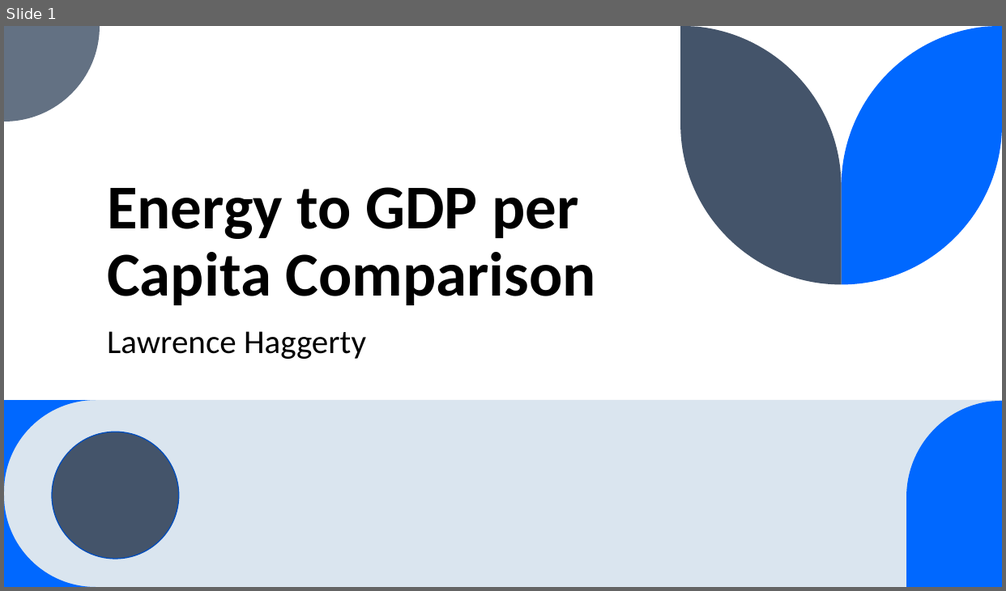
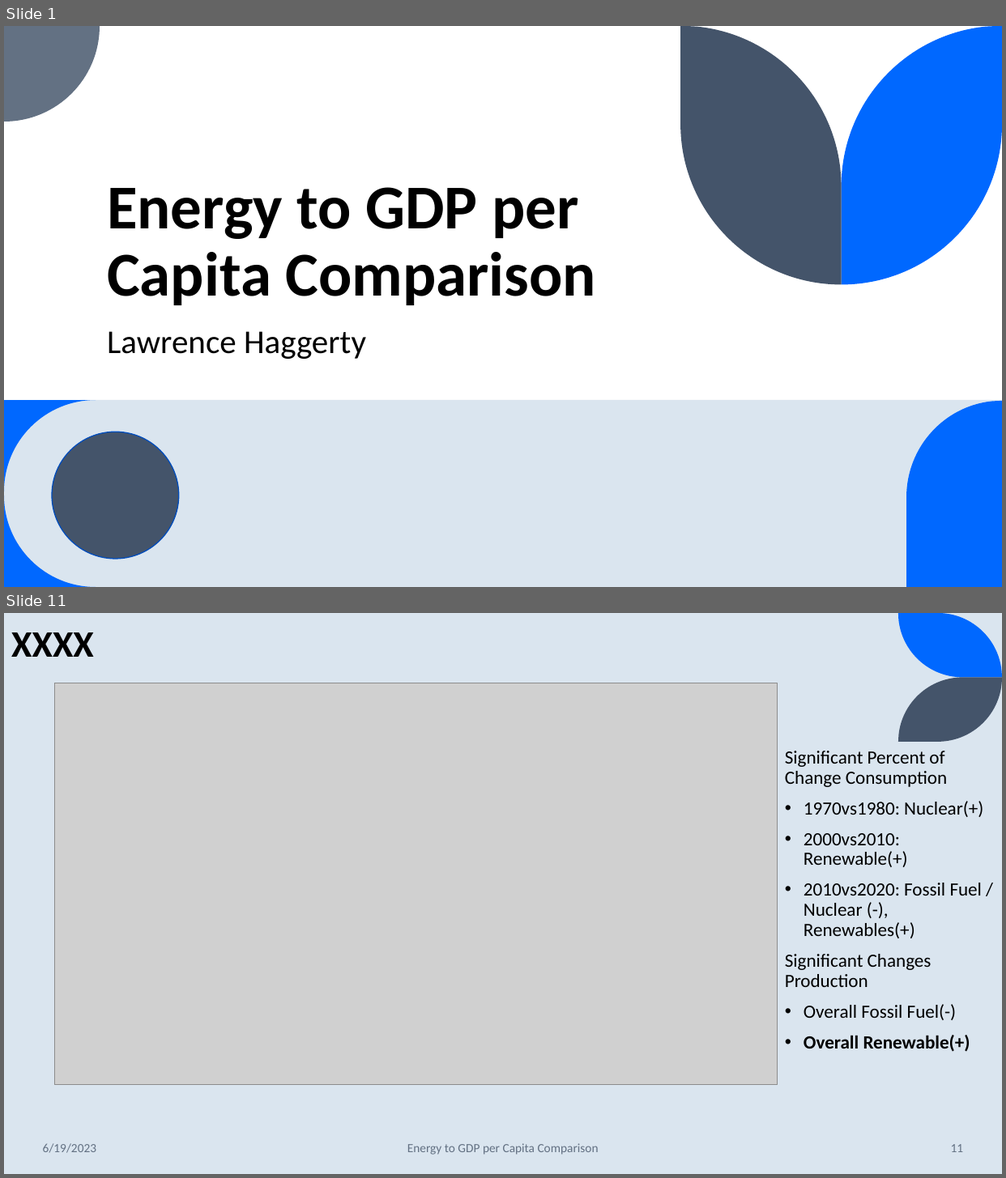
Before and after one commit to lawrence-haggerty/haggerty_energy_gdp_capstone, a slide deck: presentation/haggerty_energy_gdp_1.pptx. Shown one above the other, each under a label of ours: slide 1 before the commit, slides 1 and 11 after it; the slides between them are not shown. The pictures are 1006x591 and 1006x1178 pixels, drawn with LibreOffice and Linux fonts; fonts in the diff are those of the drawing; grey boxes stand for pictures. Boxes give left, top, right and bottom in pixels: in the first picture for what was removed or moved away, otherwise in the second. Text is boxed around its words. In the diff, an @@ line names an element or a change of style, - is before the commit and + after.

```diff
--- a/presentation/haggerty_energy_gdp_1.pptx
+++ b/presentation/haggerty_energy_gdp_1.pptx
@@ slide 11 added at [4, 613, 1002, 1174], background #DAE5EF @@
@@ text added at [11, 632, 94, 657], 36 pt, text #000000, bold @@
+XXXX
@@ freeform shape added at [898, 613, 1002, 677], fill #0068FF @@
@@ picture added at [55, 683, 778, 1085] @@
@@ freeform shape added at [898, 677, 1002, 742], fill #44546A @@
@@ text added at [785, 751, 983, 1052], 18 pt, text #000000 @@
+Significant Percent of Change Consumption
+  • 1970vs1980: Nuclear(+)
+  • 2000vs2010: Renewable(+)
+  • 2010vs2020: Fossil Fuel / Nuclear (-), Renewables(+)
+Significant Changes Production
+  • Overall Fossil Fuel(-)
+  • Overall Renewable(+)
@@ text added at [43, 1144, 96, 1153], 12 pt, text #637183 @@
+6/19/2023
@@ text added at [407, 1144, 599, 1155], 12 pt, text #637183 @@
+Energy to GDP per Capita Comparison
@@ page number added at [951, 1144, 964, 1152], 12 pt, text #637183 @@
+11
```
Also in this commit, not shown: 38 slides changed, 16 other slides added.
